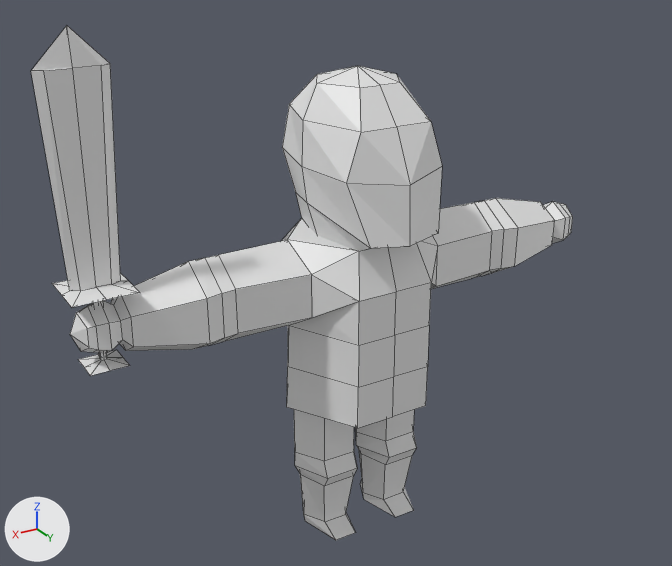
Two versions of the Blender file Character.blend, one commit apart.
Camera for both pictures: a camera (50 mm lens) standing at (3.16, 5.0, 4.32) and looking at (0.52, 0.6, 2.13). The lights are fixed; the arrows at lower left show +X, +Y and +Z. Mesh edges are drawn as thin lines.

The first picture shows 'Character', 'Sword'.
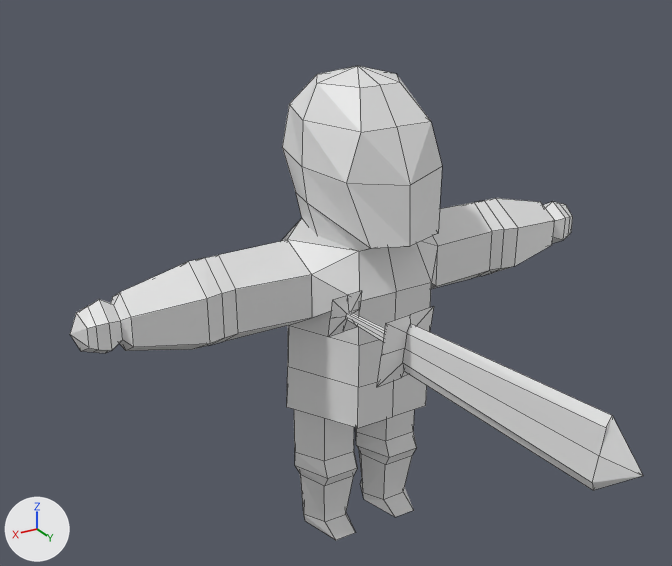
What differs and where, as boxes [x1, y1, x2, y2] in the pictures (672 x 566 px):
'Sword', moved, turned
    before: [31, 25, 140, 376]
    after: [328, 291, 643, 490]

Diff of the bpy script that builds the scene:
```diff
--- a/Character.blend.py
+++ b/Character.blend.py
@@ ob_sword @@
 ob_sword.matrix_parent_inverse = Matrix(((1.785, 0.0, 0.0, 0.0), (0.0, 1.785, 0.0, 0.0), (0.0, 0.0, 1.608, 0.0), (0.0, 0.0, 0.0, 1.0)))
-ob_sword.location = (0.0, -1.794, 1.753)
+ob_sword.location = (1.687, -0.318, 0.999)
+ob_sword.rotation_euler = (-1.645, -0.0687, -1.35)  # degrees (-94, -3.9, -77)
 ob_sword.scale = (0.56, 0.56, 0.622)
```
